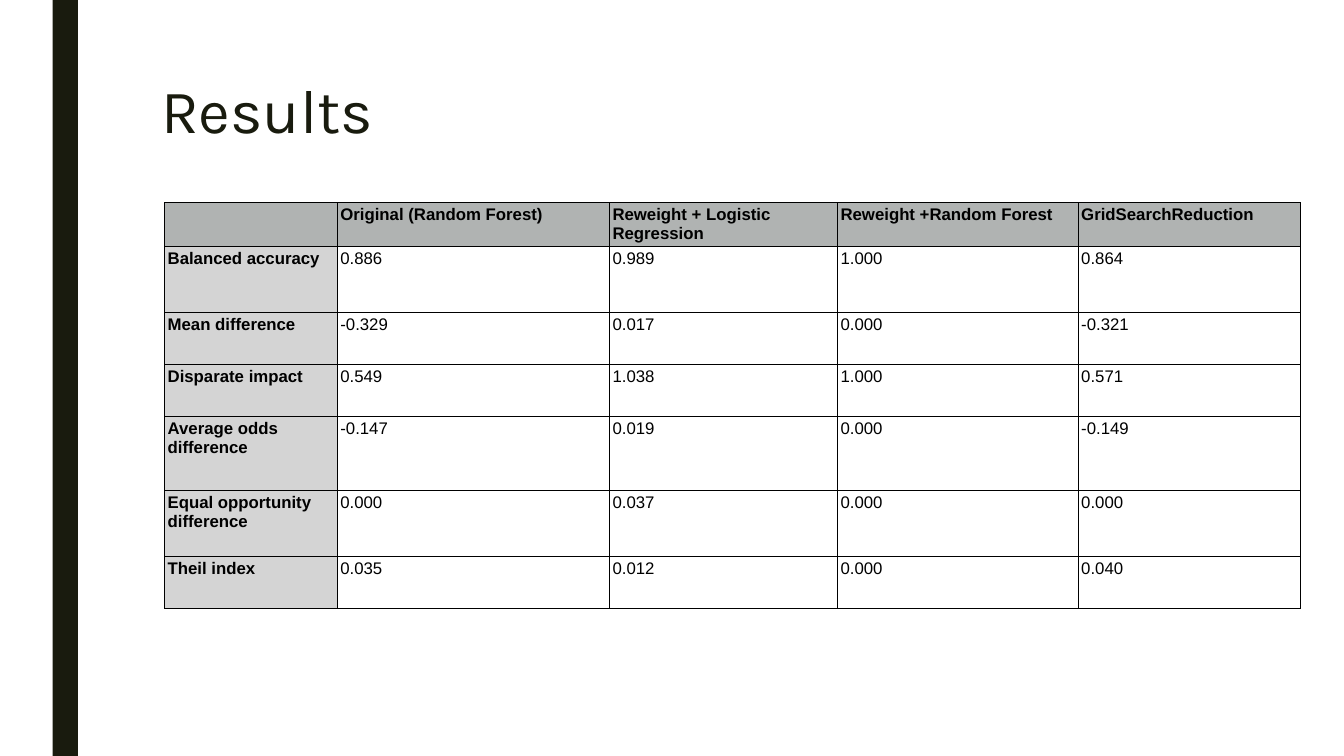
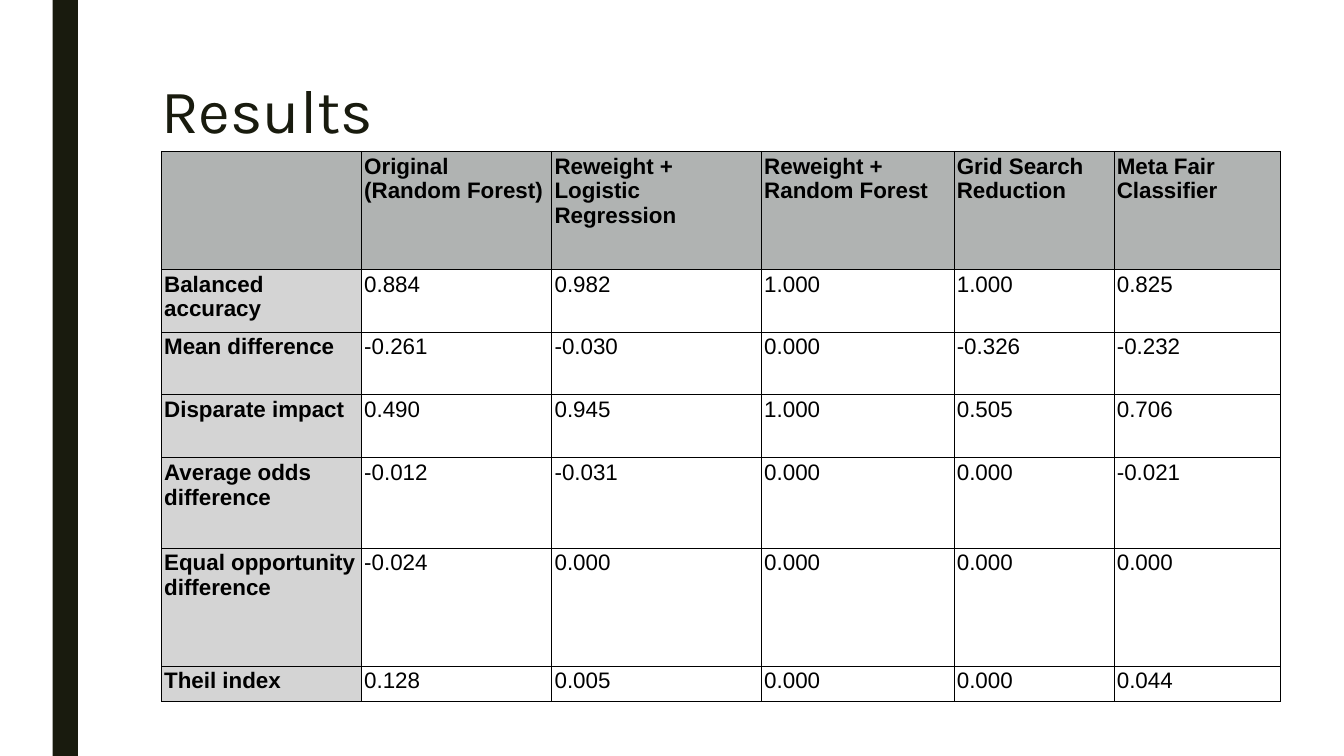
Before and after one commit to Isyohan/Fairness_IA_Project, a slide deck: slide 7 of Présentation.pptx. Drawn at 1344x756 pixels with LibreOffice and Linux fonts; fonts in the diff are those of the drawing. Boxes give left, top, right and bottom in pixels: in the first picture for what was removed or moved away, otherwise in the second. Text is boxed around its words. In the diff, an @@ line names an element or a change of style, - is before the commit and + after.

```diff
--- a/Présentation.pptx
+++ b/Présentation.pptx
@@ table at (161, 151, 1280, 702) @@
-column 2: Original (Random Forest) | 0.886 | -0.329 | 0.549 | -0.147 | 0.000 | 0.035
-column 3: Reweight + Logistic Regression | 0.989 | 0.017 | 1.038 | 0.019 | 0.037 | 0.012
-column 4: Reweight +Random Forest | 1.000 | 0.000 | 1.000 | 0.000 | 0.000 | 0.000
-column 5: GridSearchReduction | 0.864 | -0.321 | 0.571 | -0.149 | 0.000 | 0.040
+column 2: Original (Random Forest) | 0.884 | -0.261 | 0.490 | -0.012 | -0.024 | 0.128
+column 3: Reweight + Logistic Regression | 0.982 | -0.030 | 0.945 | -0.031 | 0.000 | 0.005
+column 4: Reweight + Random Forest | 1.000 | 0.000 | 1.000 | 0.000 | 0.000 | 0.000
+column 5: Grid Search Reduction | 1.000 | -0.326 | 0.505 | 0.000 | 0.000 | 0.000
+column 6: Meta Fair Classifier | 0.825 | -0.232 | 0.706 | -0.021 | 0.000 | 0.044
@@ table: place and size @@
-table at (165, 203, 1301, 611)
+table at (161, 151, 1280, 702)
```
Also in this commit, not shown: 3 other slides changed, 1 other file.
